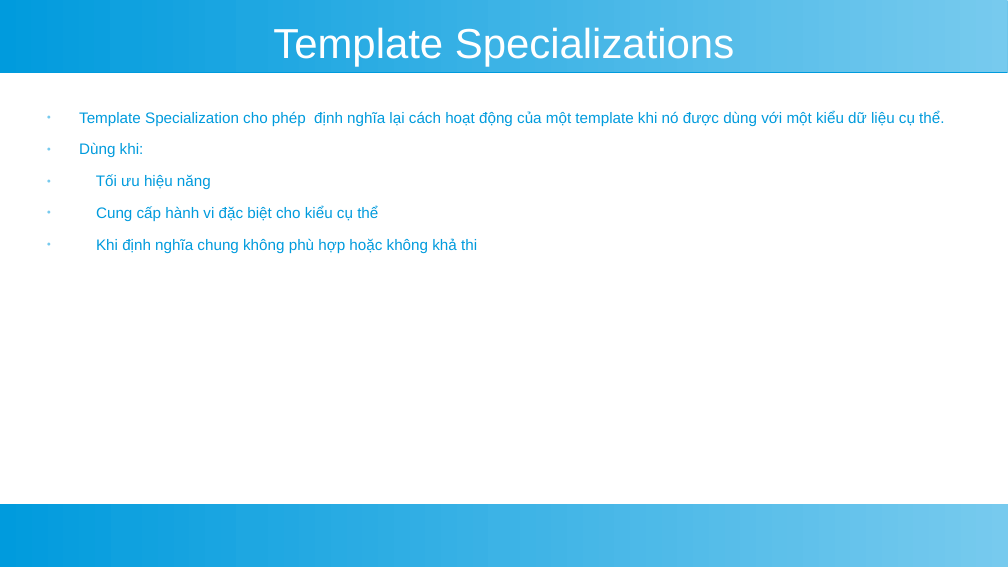
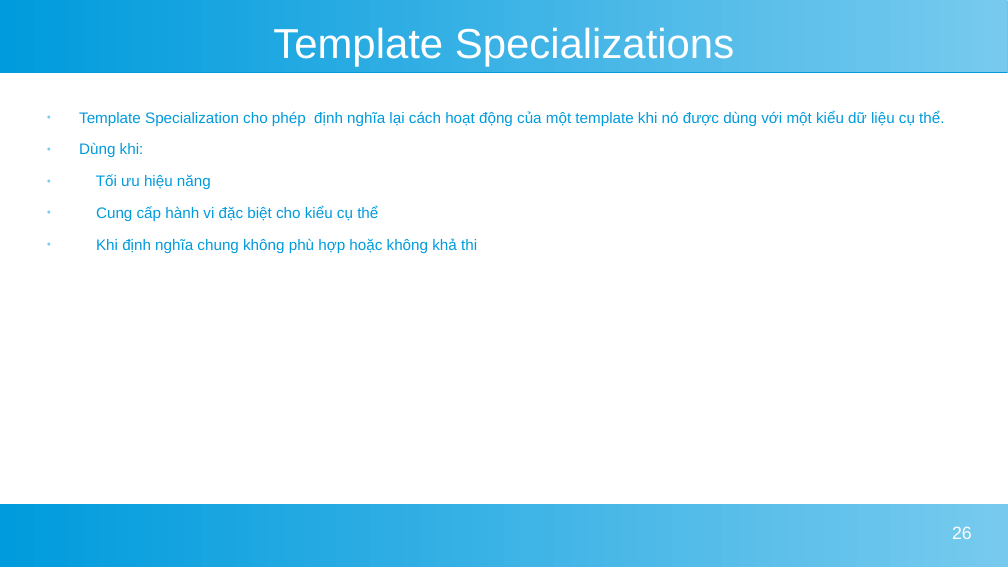
Before and after one commit to TrietTruong2243/AdvancedWeb_TicTacToe, a slide deck: slide 26 of template.odp (slide 27 before the commit). Drawn at 1008x567 pixels with LibreOffice and Linux fonts; fonts in the diff are those of the drawing. Boxes give left, top, right and bottom in pixels: in the first picture for what was removed or moved away, otherwise in the second. Text is boxed around its words. In the diff, an @@ line names an element or a change of style, - is before the commit and + after.

```diff
--- a/template.odp
+++ b/template.odp
@@ rectangle removed at [0,504,1008,567] @@
@@ freeform shape added at [0,504,1008,567], fill gradient #77CAEE to #009BDD @@
@@ page number added at [952,526,972,539], 14 pt, text #FFFFFF @@
+26
```
Also in this commit, not shown: 26 other slides changed, 1 slide added, 2 slides removed.
